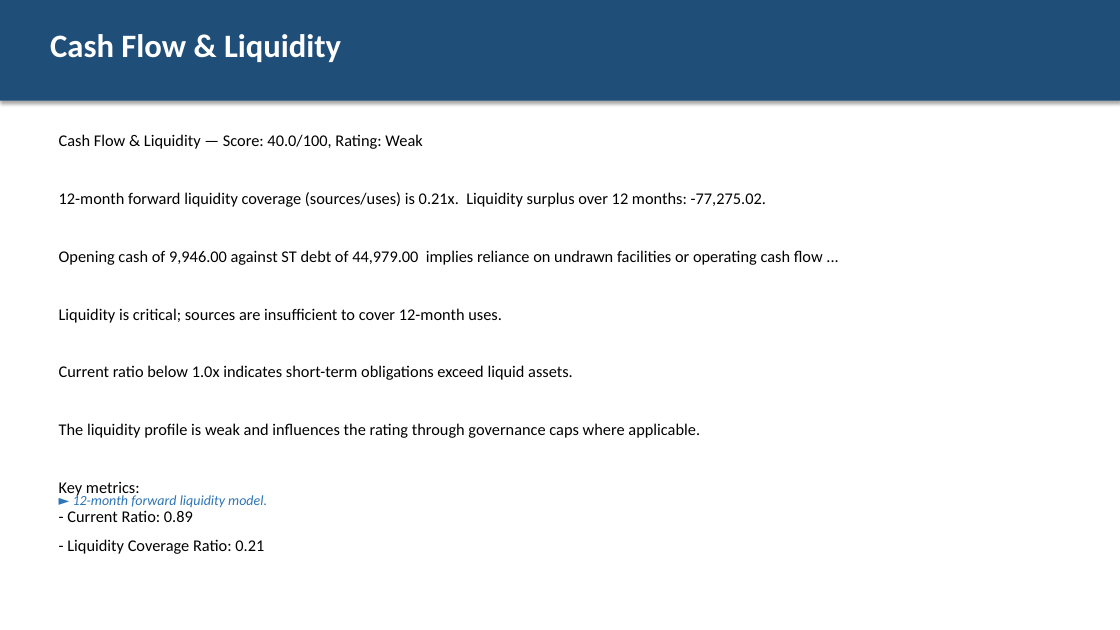
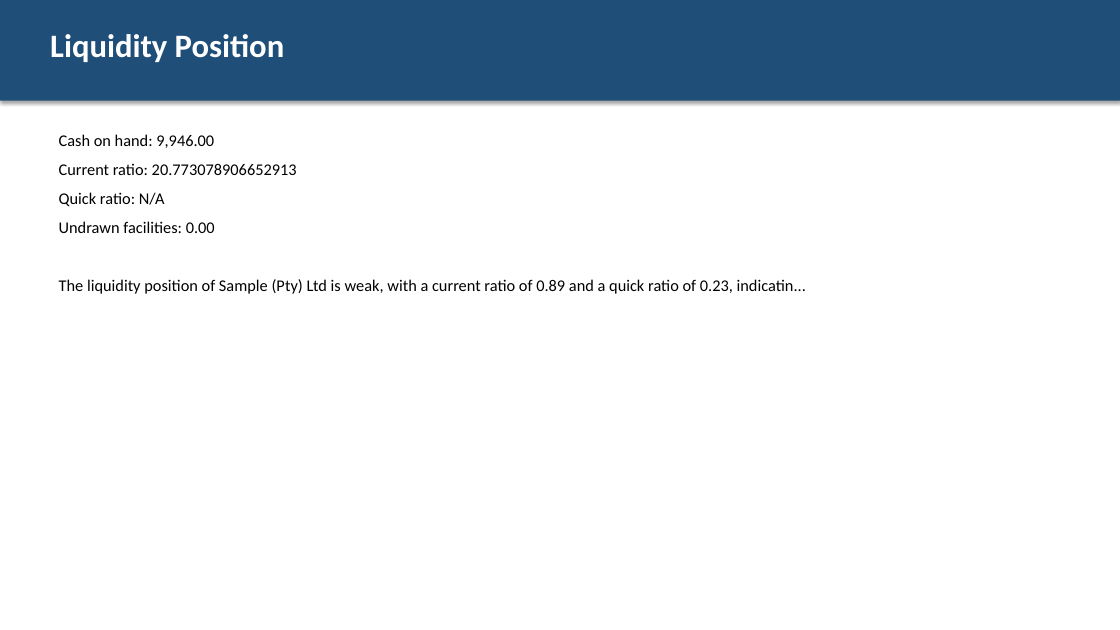
Before and after one commit to Menazza/credit_analysis_ai, a slide deck: slide 8 of test_results/pipeline_output/committee_deck.pptx (slide 7 before the commit). Drawn at 1120x630 pixels with LibreOffice and Linux fonts; fonts in the diff are those of the drawing. Boxes give left, top, right and bottom in pixels: in the first picture for what was removed or moved away, otherwise in the second. Text is boxed around its words. In the diff, an @@ line names an element or a change of style, - is before the commit and + after.

```diff
--- a/test_results/pipeline_output/committee_deck.pptx
+++ b/test_results/pipeline_output/committee_deck.pptx
@@ text at <box>50,34,285,62</box>: text changed @@
-Cash Flow & Liquidity
+Liquidity Position
@@ text at <box>59,134,806,294</box>: text changed @@
-Cash Flow & Liquidity — Score: 40.0/100, Rating: Weak
-12-month forward liquidity coverage (sources/uses) is 0.21x. Liquidity surplus over 12 months: -77,275.02.
-Opening cash of 9,946.00 against ST debt of 44,979.00 implies reliance on undrawn facilities or operating cash flow ...
-Liquidity is critical; sources are insufficient to cover 12-month uses.
-Current ratio below 1.0x indicates short-term obligations exceed liquid assets.
-The liquidity profile is weak and influences the rating through governance caps where applicable.
-Key metrics:
-- Current Ratio: 0.89
-- Liquidity Coverage Ratio: 0.21
+Cash on hand: 9,946.00
+Current ratio: 20.773078906652913
+Quick ratio: N/A
+Undrawn facilities: 0.00
+The liquidity position of Sample (Pty) Ltd is weak, with a current ratio of 0.89 and a quick ratio of 0.23, indicatin...
@@ text removed at <box>73,493,267,507</box> @@
-► 12-month forward liquidity model.
```
Also in this commit, not shown: 3 other slides changed, 7 slides added, 9 slides removed, 23 other files.
